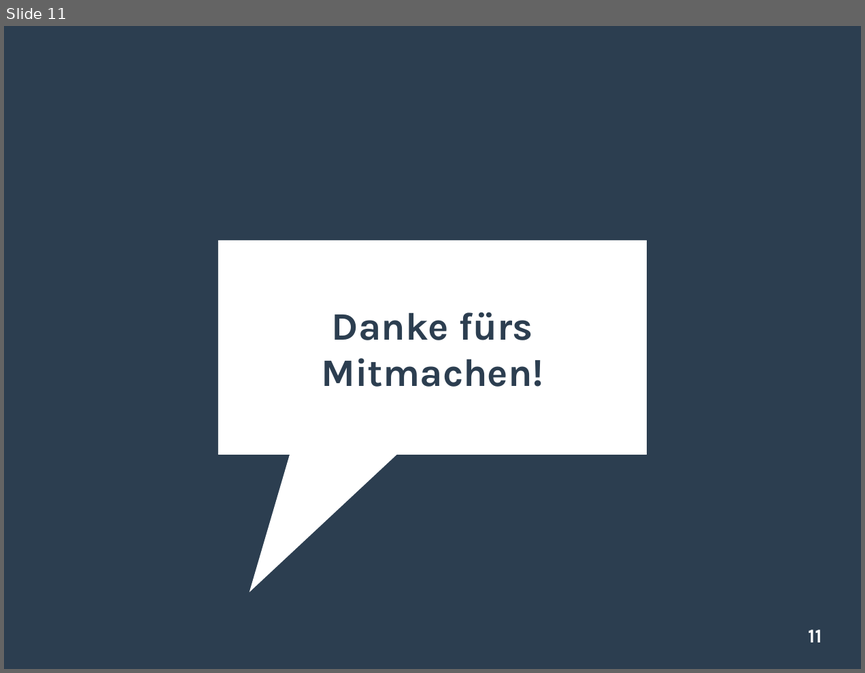
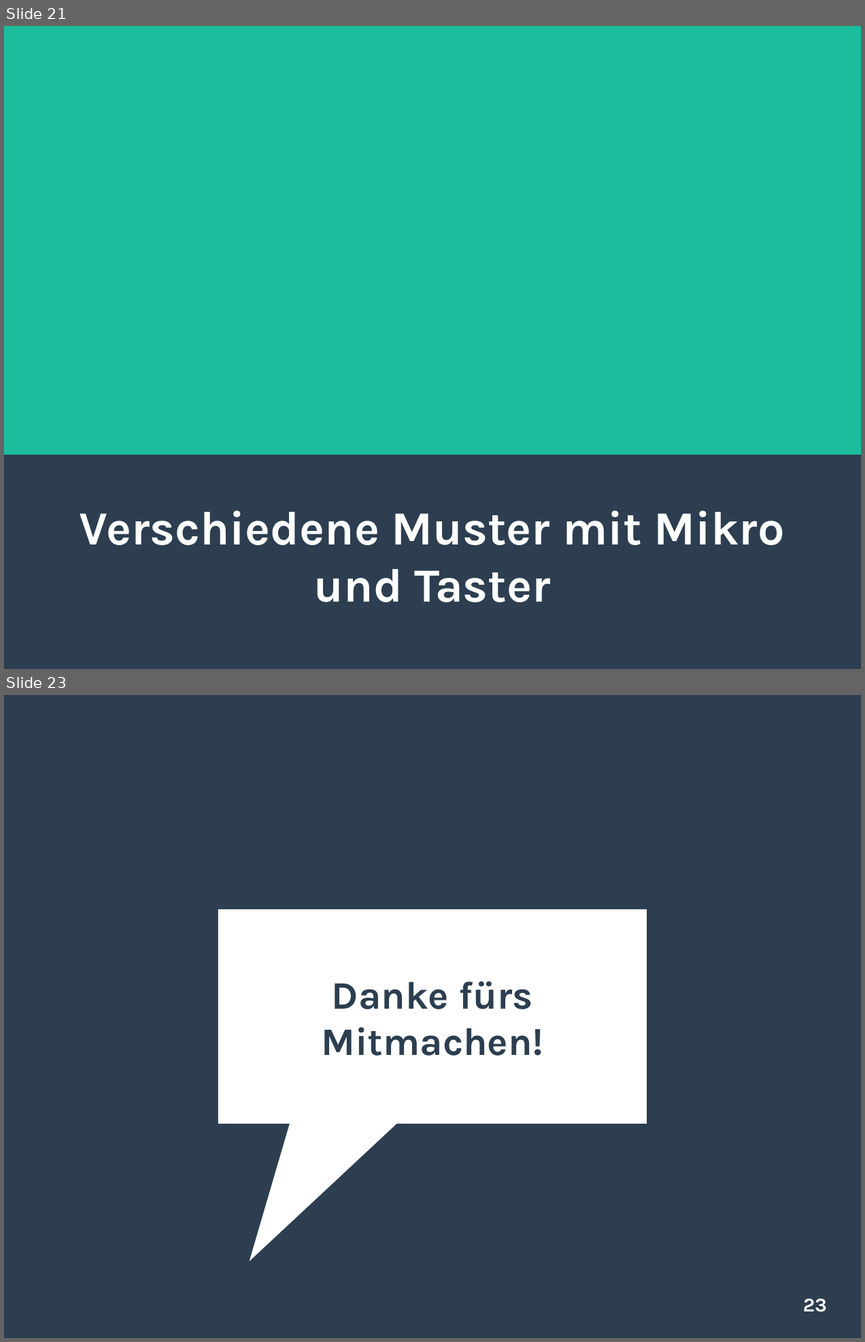
Before and after one commit to SSchwoebel/Schirm, a slide deck: Workshop/workshop.odp. Shown one above the other, each under a label of ours: slide 11 before the commit, slides 21 and 23 after it; the slides between them are not shown. The pictures are 865x673 and 865x1342 pixels, drawn with LibreOffice and Linux fonts; fonts in the diff are those of the drawing. Boxes give left, top, right and bottom in pixels: in the first picture for what was removed or moved away, otherwise in the second. Text is boxed around its words. In the diff, an @@ line names an element or a change of style, - is before the commit and + after.

```diff
--- a/Workshop/workshop.odp
+++ b/Workshop/workshop.odp
@@ slide 21 added at (x1=4, y1=26, x2=861, y2=669), background #2C3E50 @@
@@ rectangle added at (x1=4, y1=26, x2=861, y2=454), fill #1ABC9C @@
@@ subtitle added at (x1=79, y1=510, x2=784, y2=602), 44 pt, text #FFFFFF, bold @@
+Verschiedene Muster mit Mikro und Taster
@@ what was slide 11 is now slide 23 @@
@@ page number at (x1=803, y1=1298, x2=827, y2=1312): text changed @@
-11
+23
```
Also in this commit, not shown: 13 other slides added, 2 slides removed, 11 other files.
